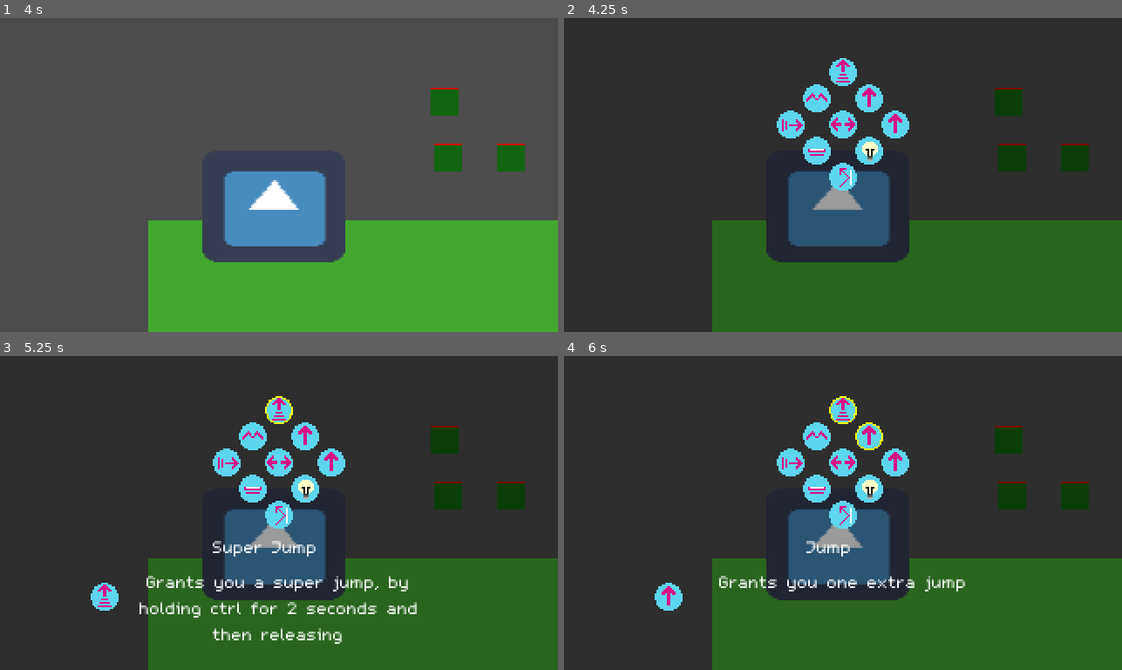
Above: before the commit, frames 1-4 (two rows, left to right).
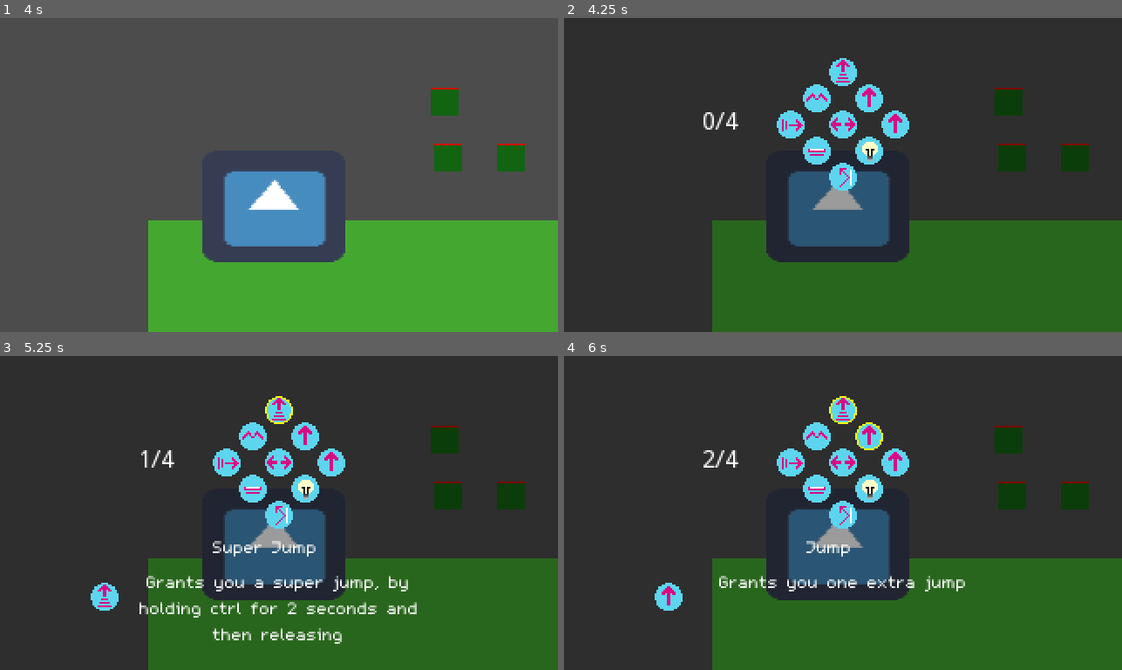
Above: after the commit, the same moments.

Repository: F-P-S-B/ggj-2023-roots
Game: Godot game, scene res://Levels/Dev/DevLevel.tscn
Same seed, same stepped clock (60 frames per second), same inputs: the game is played once before the commit and once after it. The engine's default icon, where the game draws it, is replaced by a stand-in: a white triangle on a blue panel in a dark square.
Inputs (mouse positions are in pixels of both pictures, inside the frame that each line leads up to):
- Up to frame 1 (4 s): hold Right (move_right) 0.53-2.03 s; tap Shift (dash) at 0.6, 2.85 s; tap Space (jump) at 0.77, 1.52, 2, 3.02, 3.5, 3.77 s; tap Enter at 1.25, 2.75 s; tap Tab at 1.35 s; hold Left (move_left) 2.03-2.78 s; hold Backspace 2.03-2.78 s; hold Right (move_right) from 2.78 s (still down); hold Tab from 3.53 s (still down)
- Up to frame 2 (4.25 s): keep holding Right (move_right); keep holding Tab; tap , (toggle_menu) at 4.15 s
- Up to frame 3 (5.25 s): release Right (move_right) at 4.28 s; release Tab at 4.28 s; hold Left (move_left) 4.28-5 s; tap Backspace at 4.35 s; tap Space (jump) at 4.52 s; click (279, 409) at 5 s
- Up to frame 4 (6 s): click (870, 437) at 5.75 s

Frame 1 is identical in both runs. In frame 2, 0.2% of the frame differs, in the area x 25-32%, y 30-36%; in frame 3, 0.1%; in frame 4, 0.2%.

Commit message:
Ajout de l'affichage du nmbr max de skill

Diff:
--- a/Levels/Art/ArtLevel.tscn
+++ b/Levels/Art/ArtLevel.tscn
@@ -1,6 +1,6 @@
 [gd_scene load_steps=3 format=2]
 
-[ext_resource path="res://player/Player.tscn" type="PackedScene" id=1]
+[ext_resource path="res://player/Player_n.tscn" type="PackedScene" id=1]
 [ext_resource path="res://assets/LevelElements/Tilemaps/TilesConcrete.tscn" type="PackedScene" id=2]
 
 [node name="ArtLevel" type="Node2D"]
--- a/Levels/Dev/DevLevel.tscn
+++ b/Levels/Dev/DevLevel.tscn
@@ -1,6 +1,6 @@
 [gd_scene load_steps=8 format=2]
 
-[ext_resource path="res://player/Player.tscn" type="PackedScene" id=1]
+[ext_resource path="res://player/Player_n.tscn" type="PackedScene" id=1]
 [ext_resource path="res://tile.png" type="Texture" id=2]
 [ext_resource path="res://assets/LevelElements/Stele.tscn" type="PackedScene" id=3]
 [ext_resource path="res://Roots/RootTile.tscn" type="PackedScene" id=4]
@@ -50,7 +50,7 @@
 format = 1
 tile_data = PoolIntArray( 196650, 0, 0, 196651, 0, 0, 196652, 0, 0, 196653, 0, 0, 196654, 0, 0, 262186, 0, 0, 262187, 0 …(14515 unchanged characters)…
 
-[node name="Player" parent="." instance=ExtResource( 1 )]
+[node name="Player_4" parent="." instance=ExtResource( 1 )]
 position = Vector2( 75, 177 )
 
 [node name="RootTile" parent="." instance=ExtResource( 4 )]
--- a/player/Player.gd
+++ b/player/Player.gd
@@ -38,7 +38,6 @@
 export var vert_friction := 0.0
 export var horiz_friction := 0.2
 export var max_speed := 150.0
-export var max_skill_count := 9
 
 const animation_unsquish_rate := 0.2
 const animation_jump_squish := Vector2(0.55, 1.6)
@@ -71,6 +70,7 @@
 var wall_jump_timer := 0
 var super_jump_countdown := super_jump_charge_duration
 var show_menu := false
+var max_skill_count : int
 var skill_count : int
 var skilltree : Node2D
 var on_walls_right := 0
@@ -96,6 +96,7 @@
 onready var super_jump_button := $"SkilltreeZFixer/Super Jump Button"
 onready var platform_button := $"SkilltreeZFixer/Platform Button"
 onready var wall_jump_button := $"SkilltreeZFixer/Wall Jump Button"
+onready var dispos_label : Label = $"SkilltreeZFixer/Dispo"
 onready var text_label : RichTextLabel= $"SkilltreeZFixer/RichTextLabel"
 onready var description_title : Label= $"SkilltreeZFixer/RichTextLabel/Title"
 onready var description_label : Label= $"SkilltreeZFixer/RichTextLabel/Label"
@@ -117,6 +118,8 @@
 func _ready():
 	skill_count = calculate_skill_count()
 	skilltree = get_node("SkilltreeZFixer")
+
+	max_skill_count = int(self.name.lstrip("Player_"))
 
 	change_icon(Skills.DASH, "dash", dash_button)
 	change_icon(Skills.JUMP1, "jump", jump1_button)
@@ -489,6 +492,7 @@
 	if Input.is_action_just_pressed("toggle_menu") and (show_menu or (can_open_menu > 0)):
 		show_menu = not show_menu
 	if show_menu:
+		dispos_label.text = str(skill_count) + "/" + str(max_skill_count)
 		skilltree.show()
 		return true
 	skilltree.hide()
--- a/player/Player.tscn
+++ b/player/Player_n.tscn
@@ -114,7 +114,6 @@
 editor_draw_drag_margin = true
 
 [node name="SkilltreeZFixer" type="Node2D" parent="."]
-visible = false
 position = Vector2( -8, -55 )
 z_index = 5
 
@@ -208,8 +207,13 @@
 texture_pressed = ExtResource( 7 )
 texture_hover = ExtResource( 7 )
 
+[node name="Dispo" type="Label" parent="SkilltreeZFixer"]
+margin_left = -73.0
+margin_right = -35.0
+margin_bottom = 15.0
+text = "n/m"
+
 [node name="RichTextLabel" type="RichTextLabel" parent="SkilltreeZFixer"]
-visible = false
 margin_left = -100.0
 margin_top = 50.0
 margin_right = 100.0
